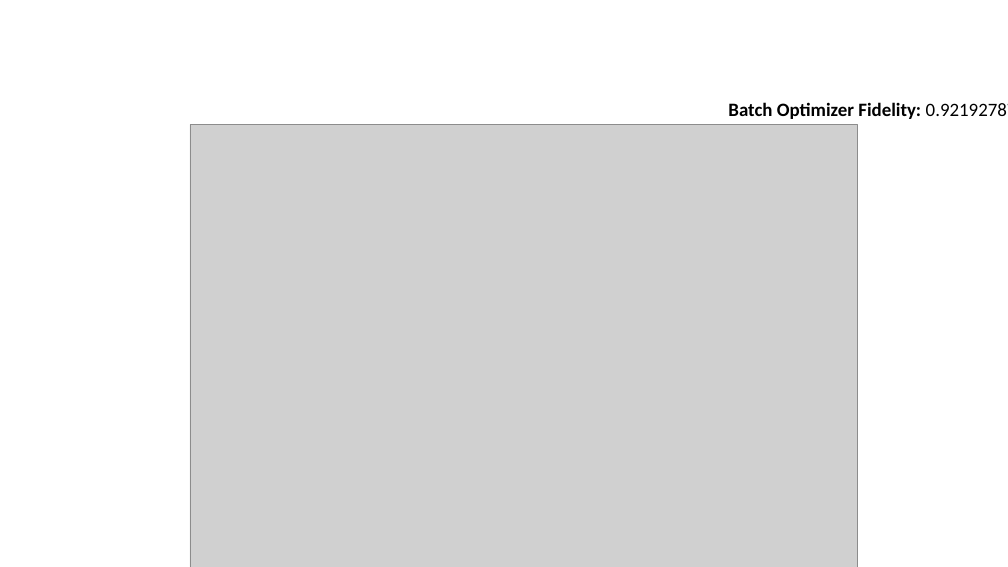
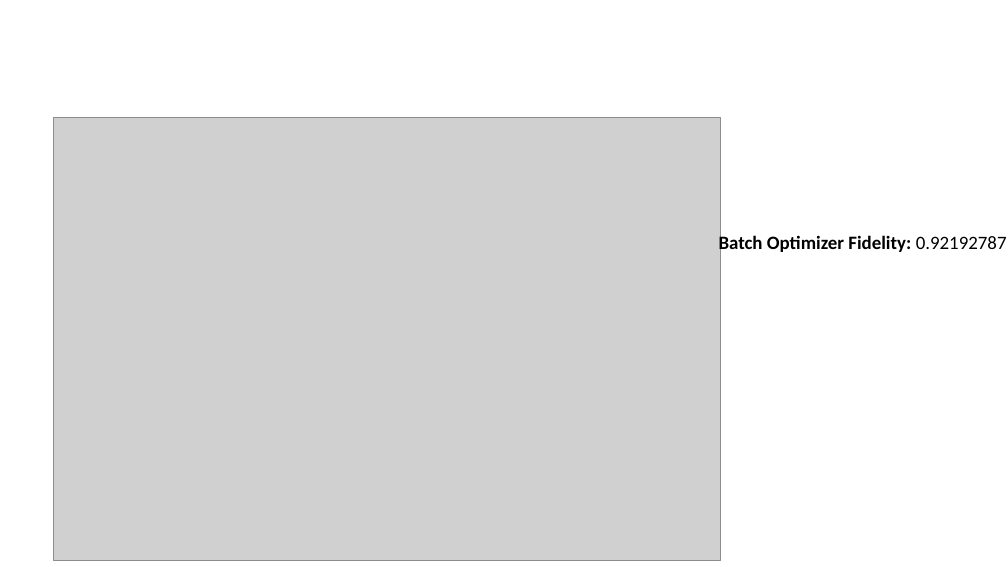
Before and after one commit to EeshGupta/Multimode-Conditional-Displacements, a slide deck: slide 15 of presentations/mcd.pptx. Drawn at 1008x567 pixels with LibreOffice and Linux fonts; fonts in the diff are those of the drawing; grey boxes stand for pictures. Boxes give left, top, right and bottom in pixels: in the first picture for what was removed or moved away, otherwise in the second. Text is boxed around its words. In the diff, an @@ line names an element or a change of style, - is before the commit and + after.

```diff
--- a/presentations/mcd.pptx
+++ b/presentations/mcd.pptx
@@ picture: place and size @@
-picture at bbox=[190, 125, 858, 567]
+picture at bbox=[54, 118, 721, 560]
@@ text "Batch Optimizer Fidelity: 0.92192787" rewrapped from bbox=[728, 102, 1008, 119] to bbox=[719, 234, 1007, 255] @@
```
Also in this commit, not shown: 4 other slides changed, 1 slide added, 1 other file.
